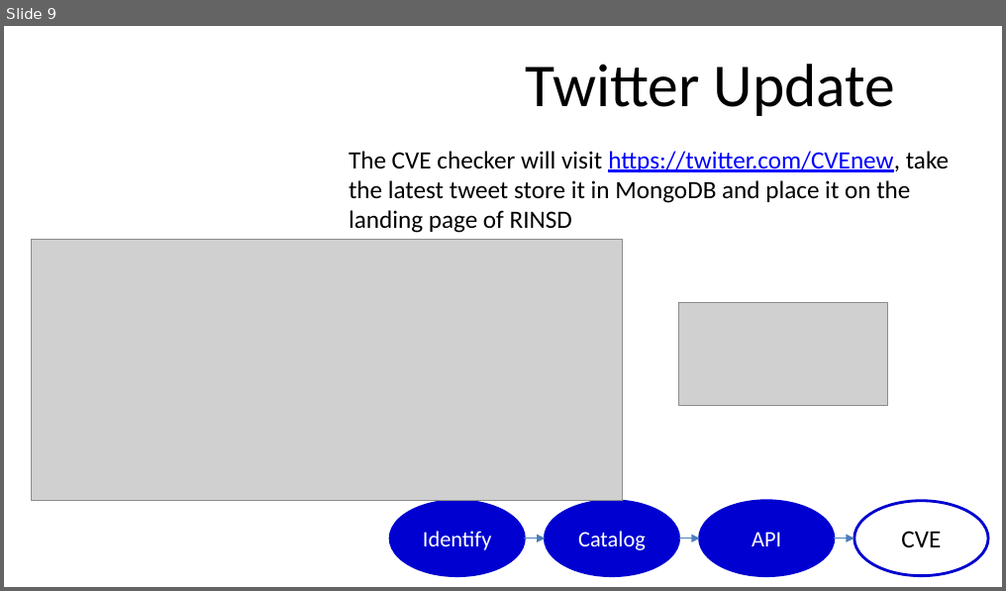
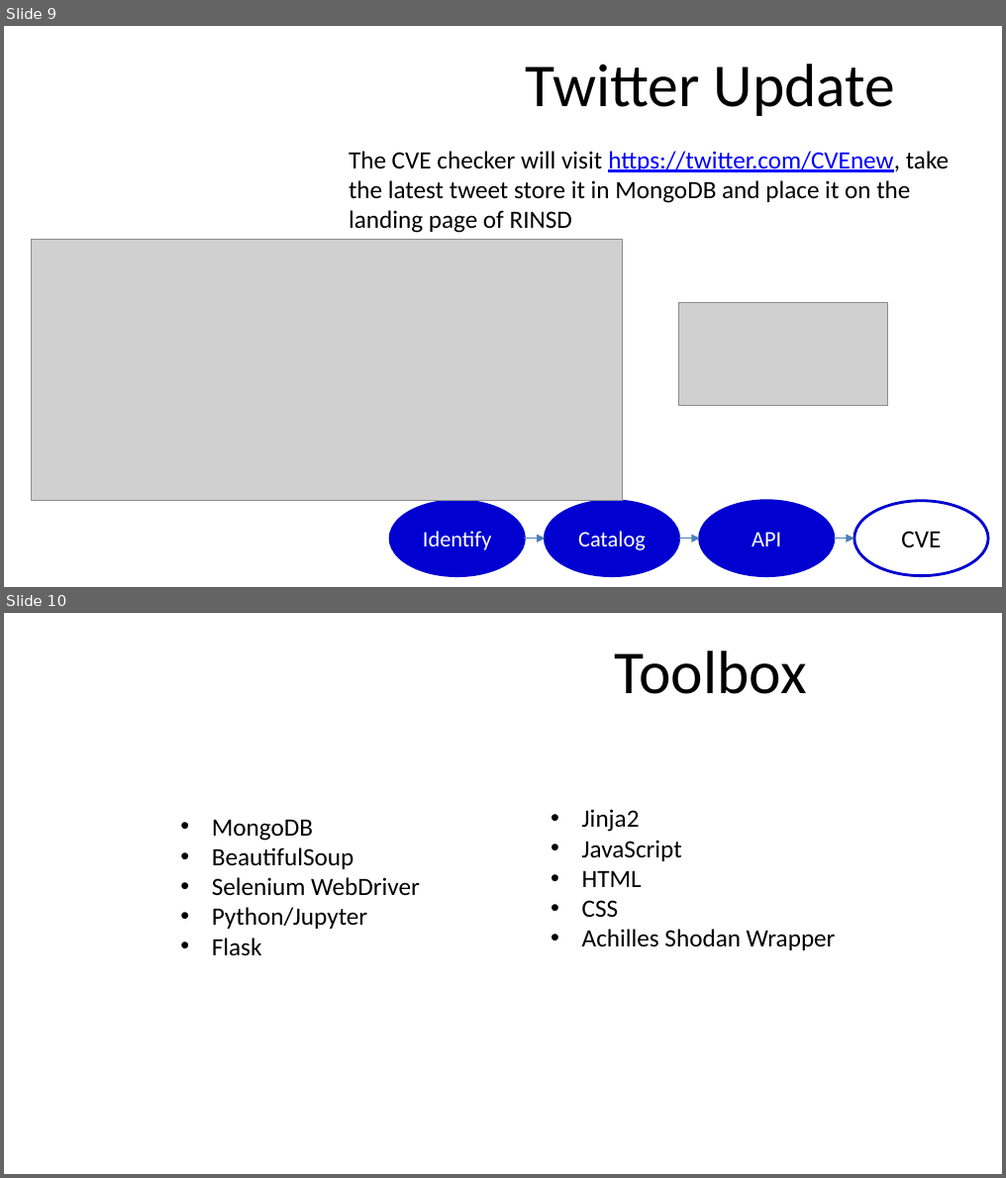
Before and after one commit to CTopham/TophamRepo, a slide deck: Shodan API/RINSD-Slides.pptx. Shown one above the other, each under a label of ours: slide 9 before the commit, slides 9 and 10 after it. The pictures are 1006x591 and 1006x1178 pixels, drawn with LibreOffice and Linux fonts; fonts in the diff are those of the drawing; grey boxes stand for pictures; background and template pictures are left out. Boxes give left, top, right and bottom in pixels: in the first picture for what was removed or moved away, otherwise in the second. Text is boxed around its words. In the diff, an @@ line names an element or a change of style, - is before the commit and + after.

```diff
--- a/Shodan API/RINSD-Slides.pptx
+++ b/Shodan API/RINSD-Slides.pptx
@@ slide 10 added at [4,613,1002,1174], background picture (left out) @@
@@ text added at [615,651,807,694], 44 pt, text #000000 @@
+Toolbox
@@ text added at [212,819,420,957], 18 pt, text #000000 @@
+• MongoDB
+• BeautifulSoup
+• Selenium WebDriver
+• Python/Jupyter
+• Flask
@@ text added at [582,809,836,951], 18 pt, text #000000 @@
+• Jinja2
+• JavaScript
+• HTML
+• CSS
+• Achilles Shodan Wrapper
```
Also in this commit, not shown: 1 slide changed, 2 other files.
